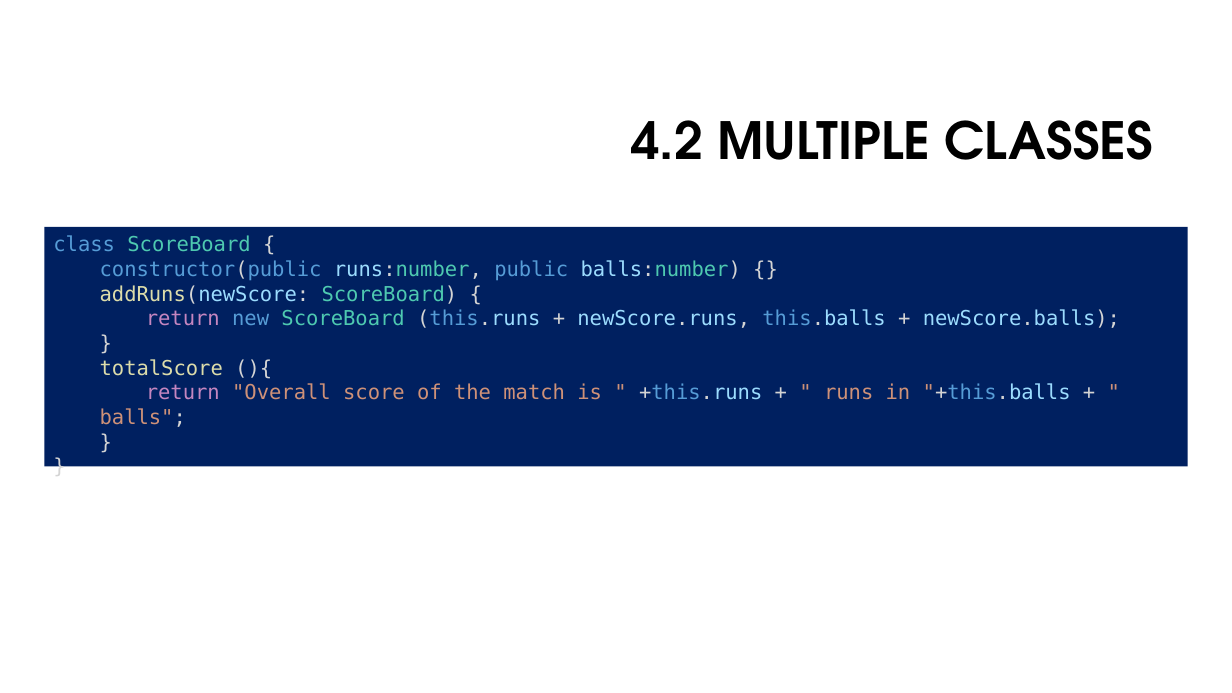
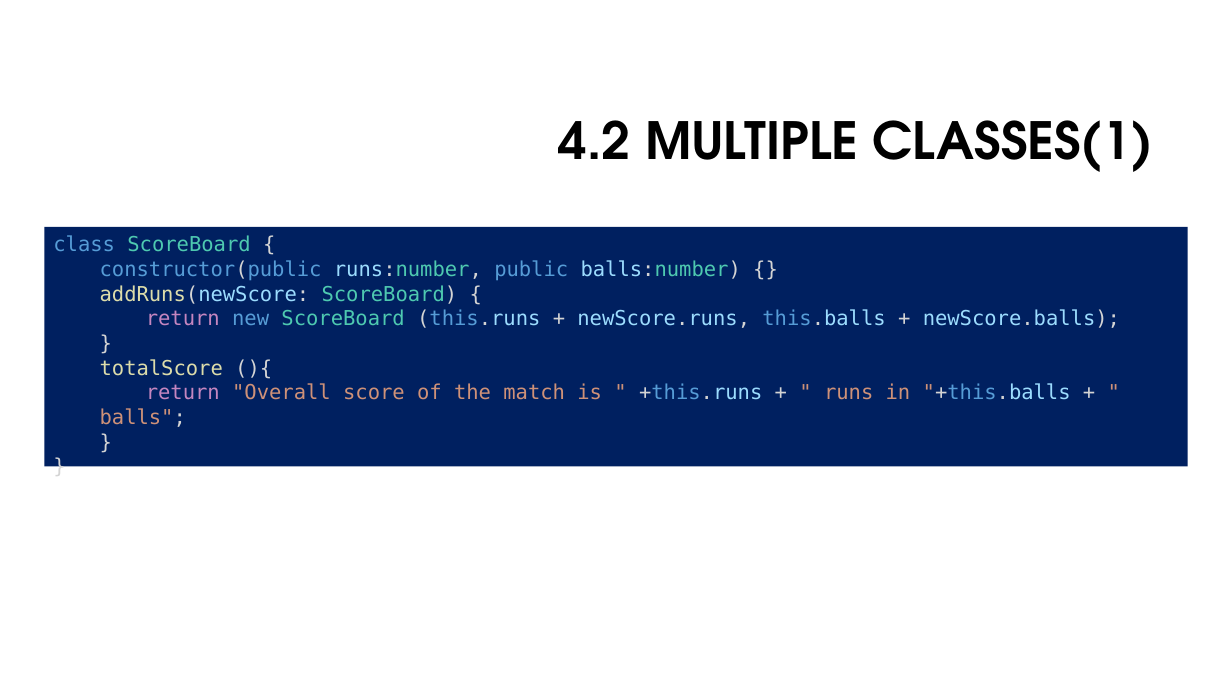
Before and after one commit to monicka2479/Typescript, a slide deck: slide 20 of Typescript Presentation.pptx (slide 17 before the commit). Drawn at 1232x693 pixels with LibreOffice and Linux fonts; fonts in the diff are those of the drawing; background and template pictures are left out. Boxes give left, top, right and bottom in pixels: in the first picture for what was removed or moved away, otherwise in the second. Text is boxed around its words. In the diff, an @@ line names an element or a change of style, - is before the commit and + after.

```diff
--- a/Typescript Presentation.pptx
+++ b/Typescript Presentation.pptx
@@ title at [559,120,1154,172]: text changed @@
-4.2 MULTIPLE CLASSES
+4.2 MULTIPLE CLASSES(1)
```
Also in this commit, not shown: 7 other slides changed, 3 slides added, 6 other files.
